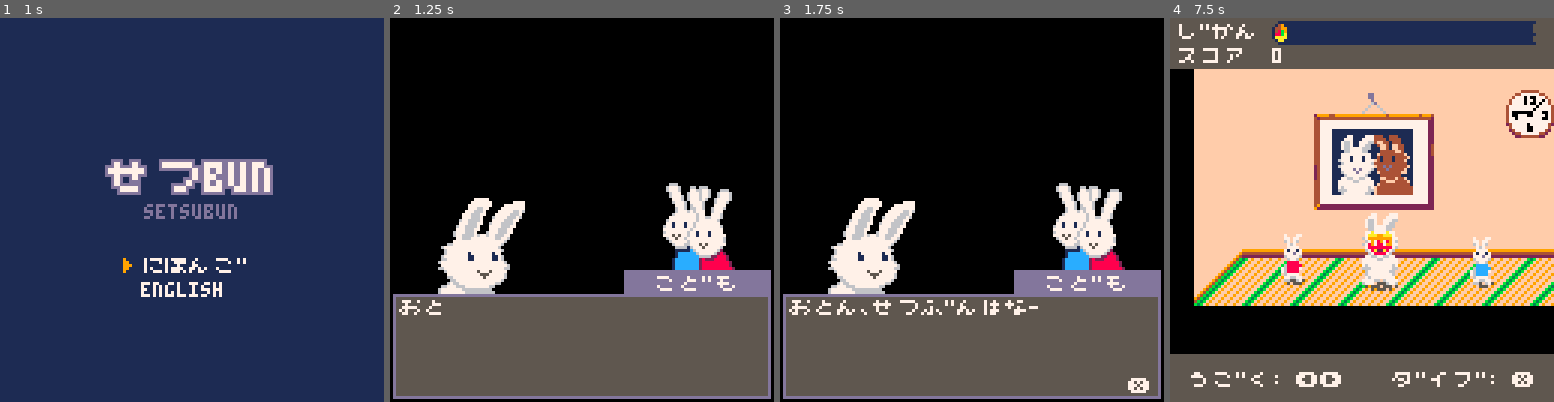
Above: before the commit, frames 1-4 (left to right).
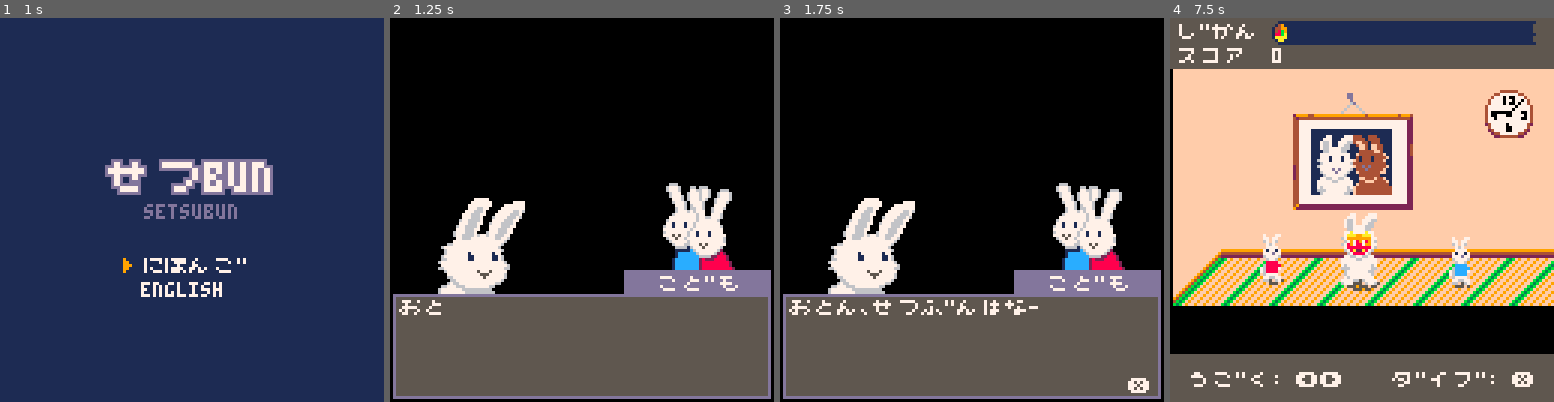
Above: after the commit, the same moments.

Repository: josiahp/setsubun
Game: PICO-8 cartridge setsubun.p8
The game is run twice, just before and just after one commit, with the same random seed, the same clock (stepped at 60 frames per second) and the same inputs.
Inputs:
- Up to frame 1 (1 s): tap X (X key) at 0.33 s; tap O (Z key) at 0.7 s
- Up to frame 2 (1.25 s): tap X (X key) at 1.07 s
- Up to frame 3 (1.75 s): hold Right from 1.6 s (still down); tap O (Z key) at 1.7 s
- Up to frame 4 (7.5 s): tap X (X key) every 1.12 s from 1.85 to 7.43 s; release Right at 2.1 s; tap O (Z key) every 0.4 s from 2.1 to 7.3 s; hold Up 2.15-2.42 s; hold Right 2.47-3.03 s; hold Left 3.08-3.58 s; hold Down 3.63-3.97 s; hold Right 4.02-4.68 s; hold Up 4.73-5.03 s; hold Left 5.08-5.68 s; hold Down 5.73-6.03 s; hold Right 6.08-6.58 s; hold Right 6.63-7.13 s; hold Up 7.18-7.45 s

Frame 1 is identical in both runs. In frame 2, 0.2% of the frame differs, in the area x 69-91%, y 67-72%; in frame 3, 0.2%; in frame 4, 22%, in the area x 0-100%, y 13-75%.

Commit message:
Better text centering

Diff:
--- a/setsubun.p8
+++ b/setsubun.p8
@@ -379,13 +379,13 @@
 	function scn.update(s, dt)
 	 -- stop the action
 		if s.t<game_dur then
-			dad:update(dt)
+			dad:update(dt,scn)
 			for k,v in pairs(s.kids) do
 				v:update(dt,scn)
 			end
 		end
 
-		cam:update(dt,dad.pos.x-63)
+		cam:update(dt,dad.pos.x-64+8)
 
 		local bbox=dad:bbox()
 		for k,v in pairs(s.beans) do
@@ -471,7 +471,9 @@
 		if t_warn<=3 and t_warn>0 then
 			outline_text(t_warn,62,36,7,6)
 		elseif t_warn==0 then
-			outline_text(strings:get("time_up"),44,36,7,6)
+			local txt=strings:get("time_up")
+			local x=64-textwidth(txt)/2
+			outline_text(txt,x,36,7,6)
 		end
 	end
 
@@ -1143,16 +1145,33 @@
 	print(text,x,y,c)
 end
 
-function is_latin(char)
-	local code=ord(char)
-	return code>=32 and code<=127
-end
 
 function textwidth(str)
+	local function is_latin(code)
+		local is_upper=code>=67 and code<=90
+		local is_lower=code>=97 and code<=122
+		return is_upper or is_lower
+	end
+
+	local function is_kana(code)
+		return code>=154
+	end
+
+	local symbols={}
+	symbols[32]=3 -- [space]
+	symbols[33]=3 -- !
+	symbols[39]=3 -- '
+
 	local len=0
 	for i=1,#str do
-		local c=sub(str,i,i)
-		len+=is_latin(c) and 5 or 8
+		local c=ord(sub(str,i,i))
+		if is_latin(c) then
+			len+=4
+		elseif is_kana(c) then
+			len+=8
+		else
+			len+=symbols[c] or 5 -- assume default width
+		end
 	end
 	return len
 end
